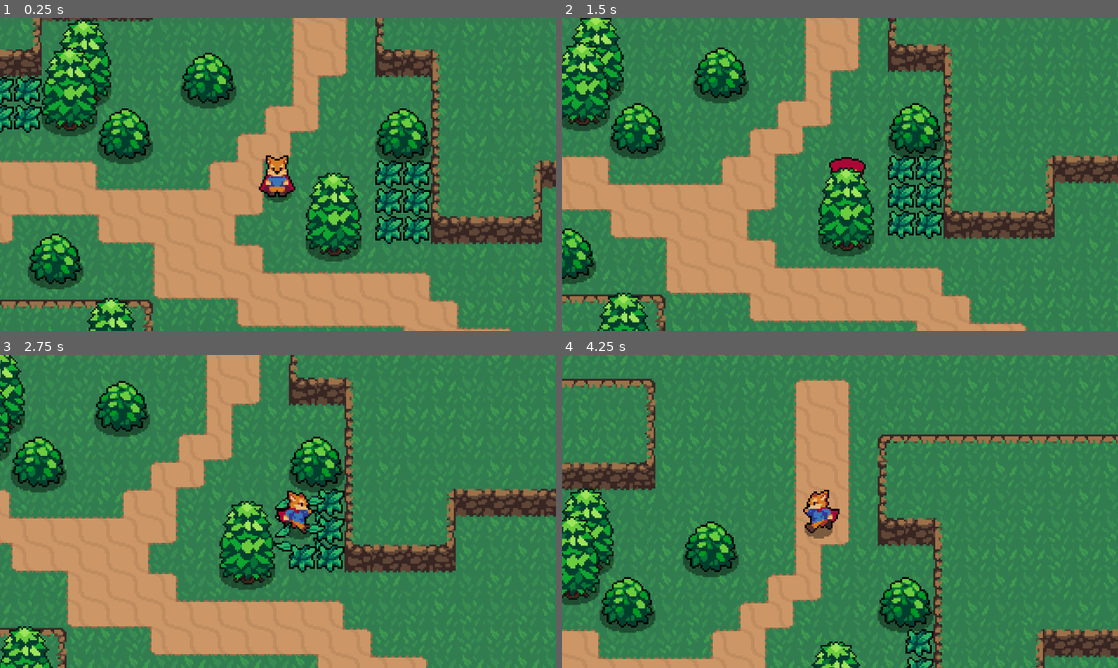
Above: before the commit, frames 1-4 (two rows, left to right).
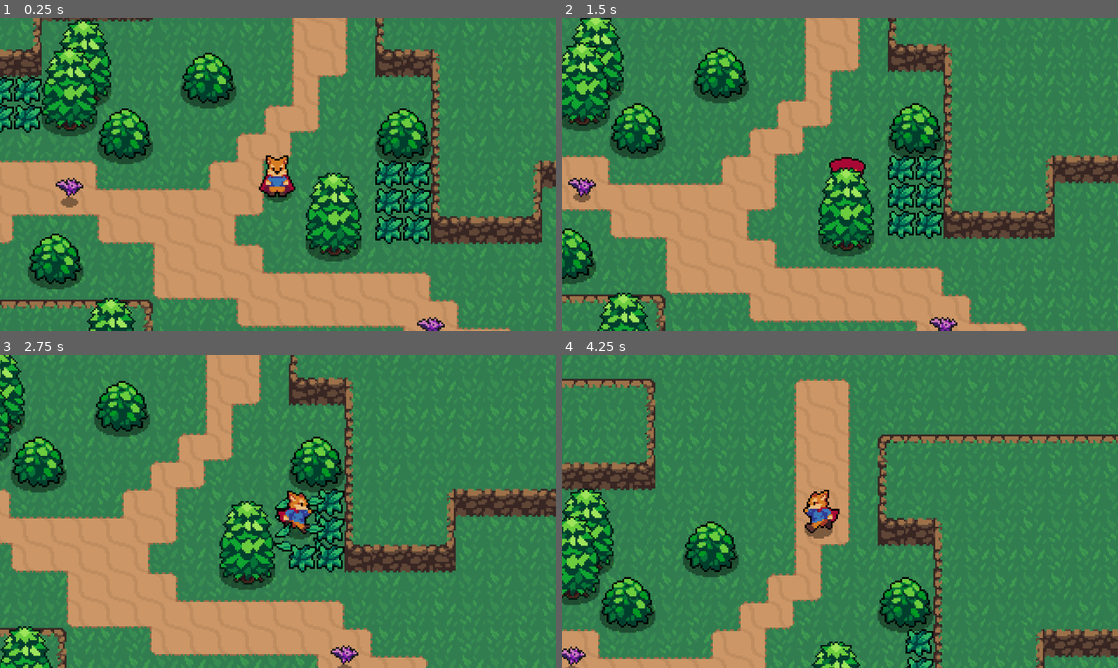
Above: after the commit, the same moments.

Repository: uheartbeast/youtube-action-rpg
Game: Godot game, scene res://world.tscn
Same seed, same stepped clock (60 frames per second), same inputs: the game is played once before the commit and once after it.
Inputs:
- Up to frame 1 (0.25 s): no input
- Up to frame 2 (1.5 s): hold Right (move_right) 0.53-1.28 s; tap J (attack) at 0.6 s; hold S (move_down) from 1.28 s (still down); tap K (roll) at 1.35 s
- Up to frame 3 (2.75 s): release S (move_down) at 2.03 s; hold Right (move_right) from 2.03 s (still down); tap J (attack) at 2.1 s
- Up to frame 4 (4.25 s): release Right (move_right) at 2.78 s; hold Up (move_up) 2.78-3.53 s; tap K (roll) at 2.85 s; hold A (move_left) from 3.53 s (still down); tap J (attack) at 3.6 s

The runs differ from the first frame. In frame 1, 0.4% of the frame differs, in the area x 10-80%, y 51-100%; in frame 2, 0.4%; in frame 3, 0.2%; in frame 4, 0.2%.

Commit message:
5a - Bat Enemy Scene

Diff:
--- /dev/null
+++ b/enemies/bat_enemy.gd
@@ -0,0 +1,11 @@
+extends CharacterBody2D
+
+@onready var sprite_2d: Sprite2D = $Sprite2D
+@onready var animation_tree: AnimationTree = $AnimationTree
+@onready var playback = animation_tree.get("parameters/StateMachine/playback") as AnimationNodeStateMachinePlayback
+
+func _physics_process(delta: float) -> void:
+	var state = playback.get_current_node()
+	match state:
+		"Idle": pass
+		"Chase": pass
--- /dev/null
+++ b/enemies/bat_enemy.tscn
@@ -0,0 +1,100 @@
+[gd_scene load_steps=15 format=3 uid="uid://bth14i0usvwsd"]
+
+[ext_resource type="Script" uid="uid://qmex7p80u81n" path="res://enemies/bat_enemy.gd" id="1_5gx0a"]
+[ext_resource type="Texture2D" uid="uid://1aoe5e3ooxml" path="res://enemies/bat.png" id="1_e7gs6"]
+[ext_resource type="Texture2D" uid="uid://cuq66us1fgsog" path="res://shadows/small_shadow.png" id="2_5gx0a"]
+
+[sub_resource type="CircleShape2D" id="CircleShape2D_e7gs6"]
+radius = 5.0
+
+[sub_resource type="Animation" id="Animation_grp10"]
+resource_name = "fly"
+length = 0.5
+loop_mode = 1
+step = 0.1
+tracks/0/type = "value"
+tracks/0/imported = false
+tracks/0/enabled = true
+tracks/0/path = NodePath("Sprite2D:frame")
+tracks/0/interp = 1
+tracks/0/loop_wrap = true
+tracks/0/keys = {
+"times": PackedFloat32Array(0, 0.1, 0.2, 0.3, 0.4),
+"transitions": PackedFloat32Array(1, 1, 1, 1, 1),
+"update": 1,
+"values": [0, 1, 2, 3, 4]
+}
+
+[sub_resource type="Animation" id="Animation_erta8"]
+length = 0.001
+tracks/0/type = "value"
+tracks/0/imported = false
+tracks/0/enabled = true
+tracks/0/path = NodePath("Sprite2D:frame")
+tracks/0/interp = 1
+tracks/0/loop_wrap = true
+tracks/0/keys = {
+"times": PackedFloat32Array(0),
+"transitions": PackedFloat32Array(1),
+"update": 1,
+"values": [0]
+}
+
+[sub_resource type="AnimationLibrary" id="AnimationLibrary_ww8v4"]
+_data = {
+&"RESET": SubResource("Animation_erta8"),
+&"fly": SubResource("Animation_grp10")
+}
+
+[sub_resource type="AnimationNodeAnimation" id="AnimationNodeAnimation_e7gs6"]
+animation = &"fly"
+
+[sub_resource type="AnimationNodeAnimation" id="AnimationNodeAnimation_5gx0a"]
+animation = &"fly"
+
+[sub_resource type="AnimationNodeStateMachineTransition" id="AnimationNodeStateMachineTransition_grp10"]
+advance_mode = 2
+
+[sub_resource type="AnimationNodeStateMachineTransition" id="AnimationNodeStateMachineTransition_erta8"]
+
+[sub_resource type="AnimationNodeStateMachineTransition" id="AnimationNodeStateMachineTransition_ww8v4"]
+
+[sub_resource type="AnimationNodeStateMachine" id="AnimationNodeStateMachine_boacx"]
+states/Chase/node = SubResource("AnimationNodeAnimation_e7gs6")
+states/Chase/position = Vector2(454.167, 206)
+states/Idle/node = SubResource("AnimationNodeAnimation_5gx0a")
+states/Idle/position = Vector2(454.333, 100.25)
+transitions = ["Start", "Idle", SubResource("AnimationNodeStateMachineTransition_grp10"), "Idle", "Chase", SubResource("AnimationNodeStateMachineTransition_erta8"), "Chase", "Idle", SubResource("AnimationNodeStateMachineTransition_ww8v4")]
+graph_offset = Vector2(-11, 22)
+
+[sub_resource type="AnimationNodeBlendTree" id="AnimationNodeBlendTree_f4281"]
+graph_offset = Vector2(-247.5, 56.6667)
+nodes/StateMachine/node = SubResource("AnimationNodeStateMachine_boacx")
+nodes/StateMachine/position = Vector2(50, 116.667)
+node_connections = [&"output", 0, &"StateMachine"]
+
+[node name="BatEnemy" type="CharacterBody2D"]
+script = ExtResource("1_5gx0a")
+
+[node name="Sprite2D" type="Sprite2D" parent="."]
+texture = ExtResource("1_e7gs6")
+offset = Vector2(0, -4)
+hframes = 5
+
+[node name="ShadowSprite2D" type="Sprite2D" parent="."]
+show_behind_parent = true
+texture = ExtResource("2_5gx0a")
+
+[node name="CollisionShape2D" type="CollisionShape2D" parent="."]
+position = Vector2(0, -3)
+shape = SubResource("CircleShape2D_e7gs6")
+
+[node name="AnimationPlayer" type="AnimationPlayer" parent="."]
+libraries = {
+&"": SubResource("AnimationLibrary_ww8v4")
+}
+
+[node name="AnimationTree" type="AnimationTree" parent="."]
+tree_root = SubResource("AnimationNodeBlendTree_f4281")
+advance_expression_base_node = NodePath("..")
+anim_player = NodePath("../AnimationPlayer")
--- a/world.tscn
+++ b/world.tscn
@@ -7,6 +7,7 @@
 [ext_resource type="PackedScene" uid="uid://bdkk103hwdua7" path="res://world/bush.tscn" id="3_tlwt5"]
 [ext_resource type="PackedScene" uid="uid://tvpa503dxil4" path="res://world/tree.tscn" id="4_aqk2v"]
 [ext_resource type="PackedScene" uid="uid://dvi7va8hku2sn" path="res://world/grass.tscn" id="7_pkg7o"]
+[ext_resource type="PackedScene" uid="uid://bth14i0usvwsd" path="res://enemies/bat_enemy.tscn" id="8_gbfbk"]
 
 [node name="World" type="Node2D"]
 y_sort_enabled = true
@@ -102,3 +103,9 @@
 
 [node name="Grass12" parent="." instance=ExtResource("7_pkg7o")]
 position = Vector2(280, 104)
+
+[node name="BatEnemy" parent="." instance=ExtResource("8_gbfbk")]
+position = Vector2(80, 104)
+
+[node name="BatEnemy2" parent="." instance=ExtResource("8_gbfbk")]
+position = Vector2(288, 184)
Not shown, added: enemies/bat_enemy.gd.uid
Not shown: 1 places in world.tscn that only renumber resources
